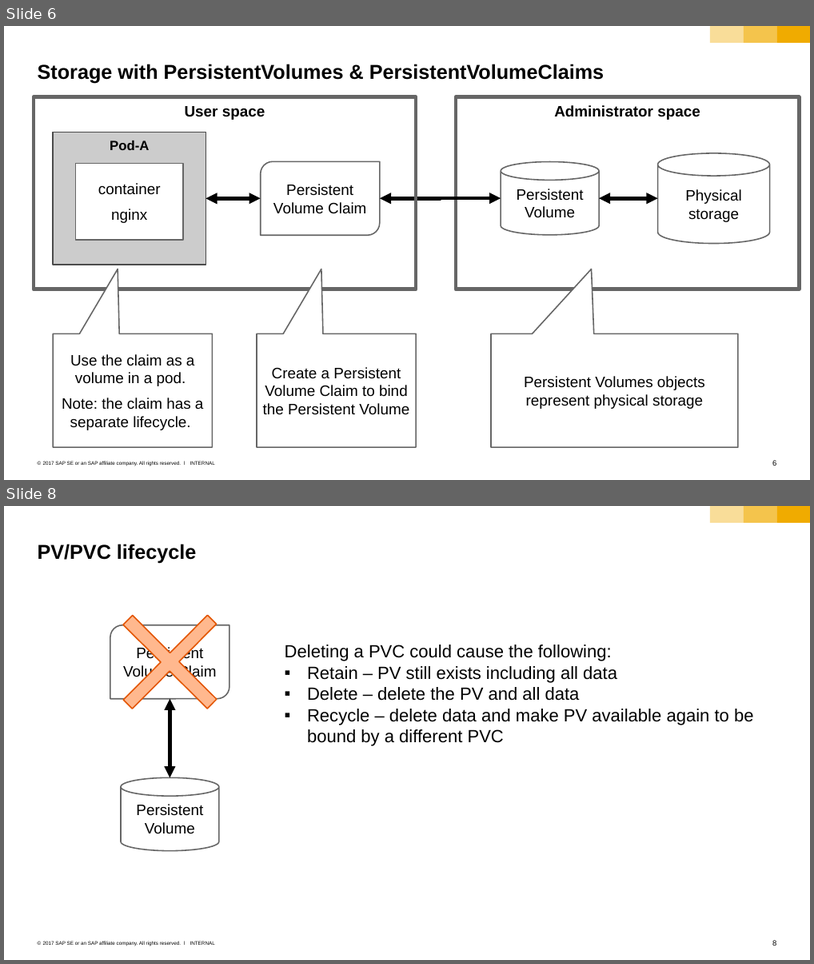
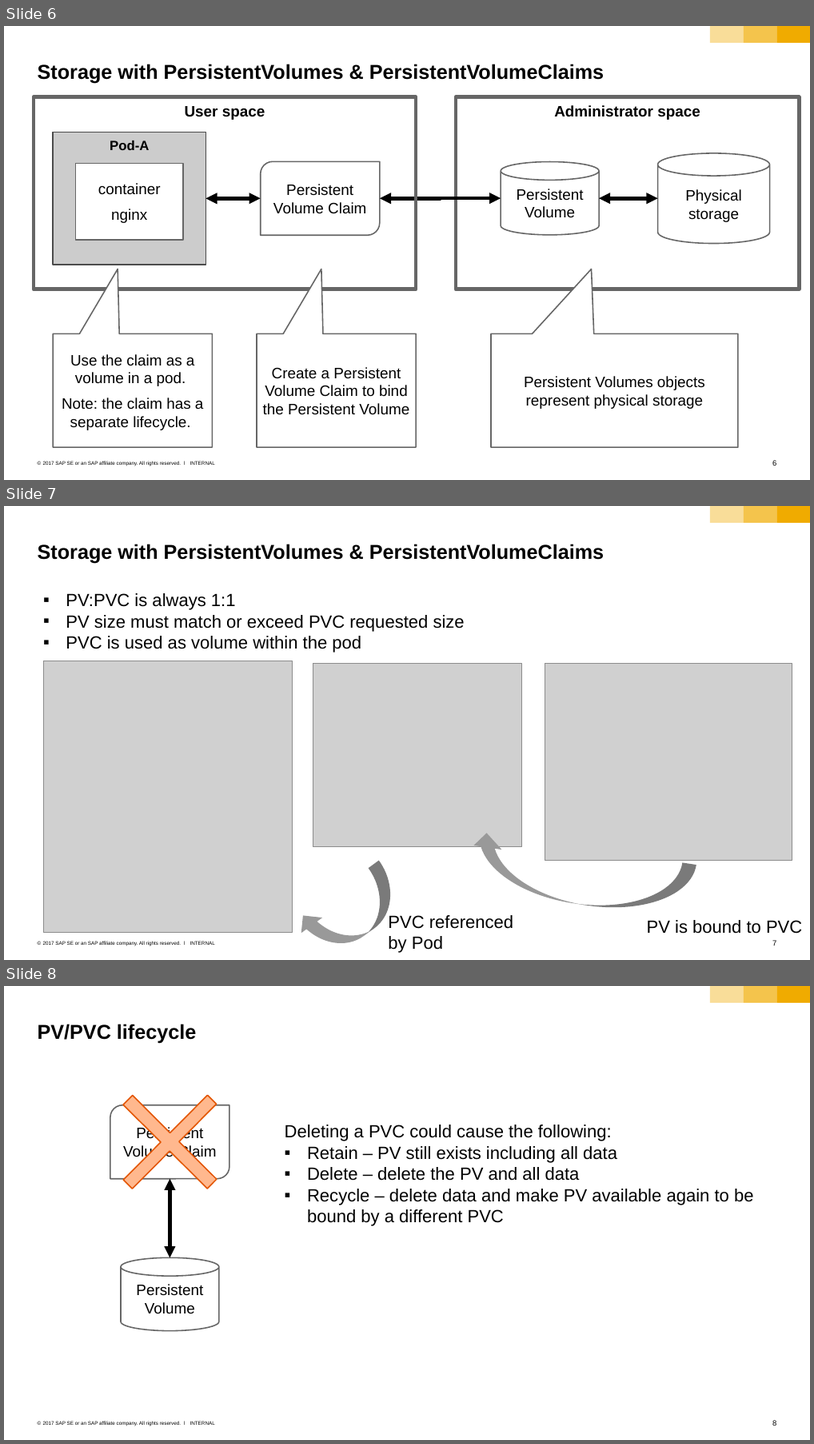
Before and after one commit to cuijiyao01/docker-k8s-training, a slide deck: kubernetes/05_persistence.pptx. Shown one above the other, each under a label of ours: slides 6 and 8 before the commit, slides 6, 7 and 8 after it; the slides between them are not shown. The pictures are 814x964 and 814x1444 pixels, drawn with LibreOffice and Linux fonts; fonts in the diff are those of the drawing; grey boxes stand for pictures. Boxes give left, top, right and bottom in pixels: in the first picture for what was removed or moved away, otherwise in the second. Text is boxed around its words. In the diff, an @@ line names an element or a change of style, - is before the commit and + after.

```diff
--- a/kubernetes/05_persistence.pptx
+++ b/kubernetes/05_persistence.pptx
@@ slide 7 added at <box>4,506,810,960</box>, background #FFFFFF; not listed: 6 template elements that a slide beside it also shows @@
@@ title added at <box>38,544,604,564</box>, 24 pt, text #000000, bold @@
+Storage with PersistentVolumes & PersistentVolumeClaims
@@ text added at <box>66,593,465,652</box>, 21 pt, text #000000 @@
+▪ PV:PVC is always 1:1
+▪ PV size must match or exceed PVC requested size
+▪ PVC is used as volume within the pod
@@ picture added at <box>44,660,292,932</box> @@
@@ picture added at <box>313,663,522,847</box> @@
@@ picture added at <box>545,663,792,860</box> @@
@@ curved down arrow added at <box>464,830,696,920</box>, fill #999999 @@
@@ curved down arrow added at <box>293,860,410,960</box>, fill #999999 @@
@@ text added at <box>388,915,514,952</box>, 21 pt, text #000000 @@
+PVC referenced by Pod
@@ text added at <box>647,920,802,933</box>, 21 pt, text #000000 @@
+PV is bound to PVC
```
Also in this commit, not shown: 2 slides changed, 1 other slide added.
